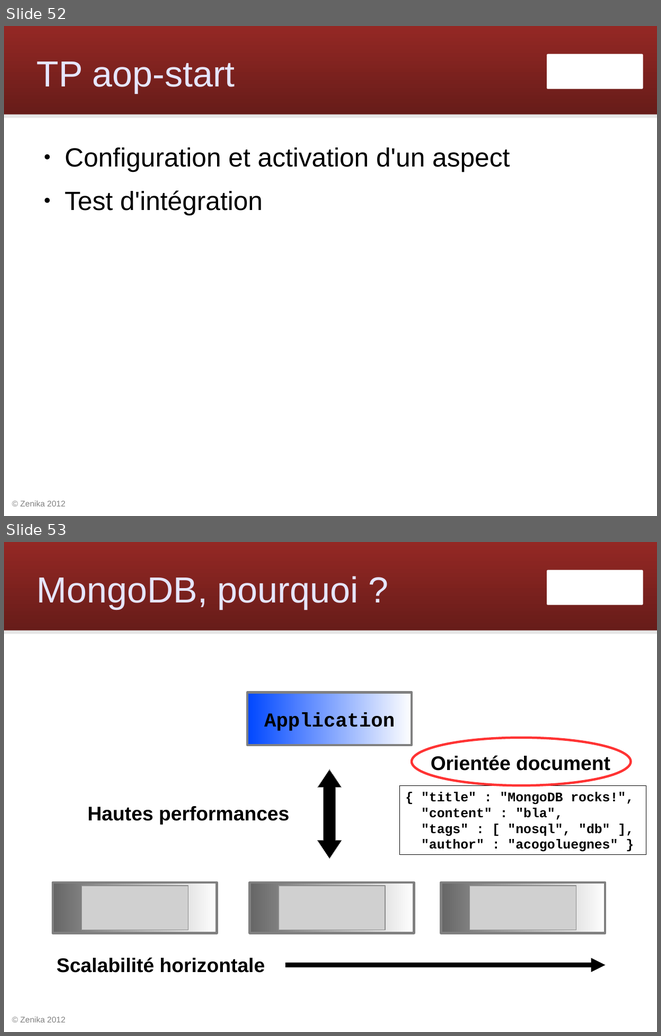
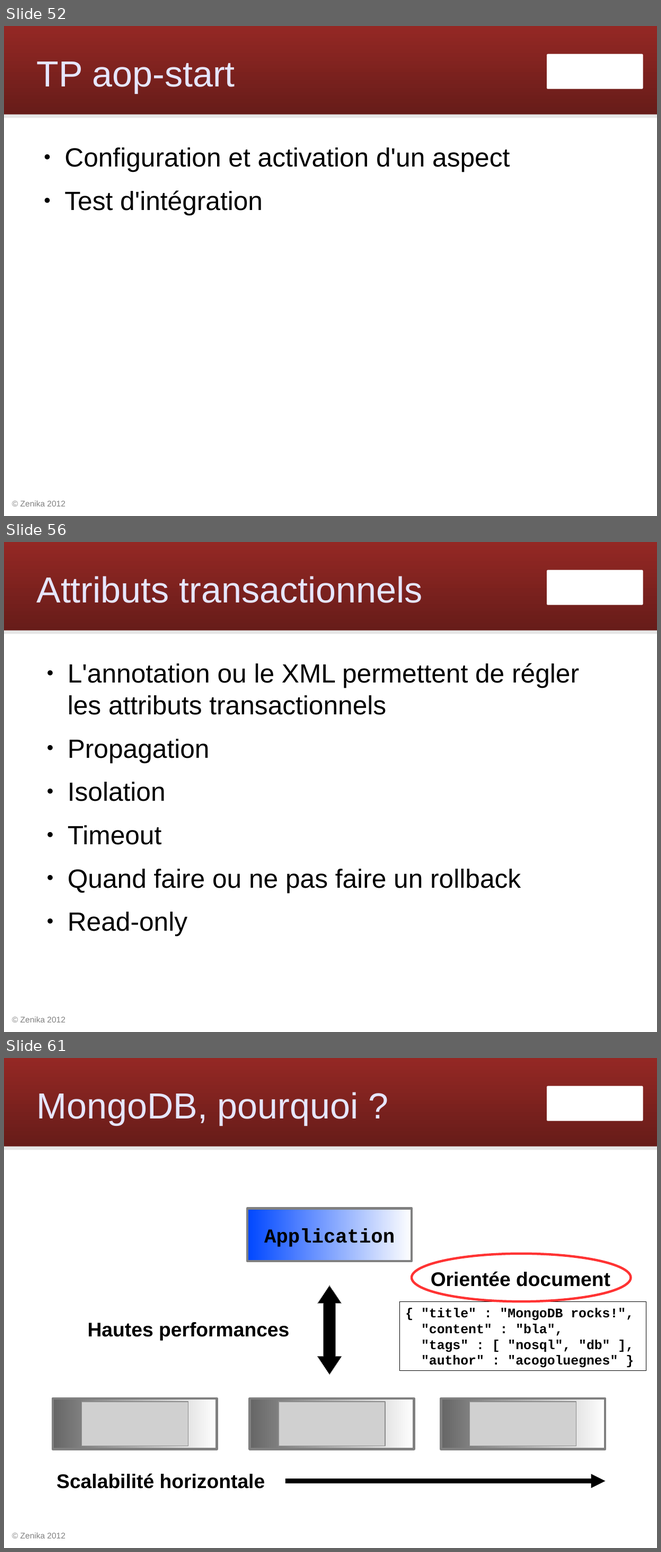
Before and after one commit to Zenika/workshop-spring-core, a slide deck: spring-workshop.odp. Shown one above the other, each under a label of ours: slides 52 and 53 before the commit, slides 52, 56 and 61 after it; the slides between them are not shown. The pictures are 661x1036 and 661x1552 pixels, drawn with LibreOffice and Linux fonts; fonts in the diff are those of the drawing; grey boxes stand for pictures; background and template pictures are left out. Boxes give left, top, right and bottom in pixels: in the first picture for what was removed or moved away, otherwise in the second. Text is boxed around its words. In the diff, an @@ line names an element or a change of style, - is before the commit and + after.

Commit message:
slides transaction

```diff
--- a/spring-workshop.odp
+++ b/spring-workshop.odp
@@ slide 56 added at bbox=[4, 542, 657, 1032], background #FFFFFF; not listed: 4 template elements that a slide beside it also shows @@
@@ title added at bbox=[37, 576, 423, 603], 44 pt, text #E6E6FF @@
+Attributs transactionnels
@@ text added at bbox=[68, 663, 579, 936], 32 pt, text #000000 @@
+● L'annotation ou le XML permettent de régler les attributs transactionnels
+● Propagation
+● Isolation
+● Timeout
+● Quand faire ou ne pas faire un rollback
+● Read-only
@@ what was slide 53 is now slide 61 @@
```
Also in this commit, not shown: 7 other slides added.
